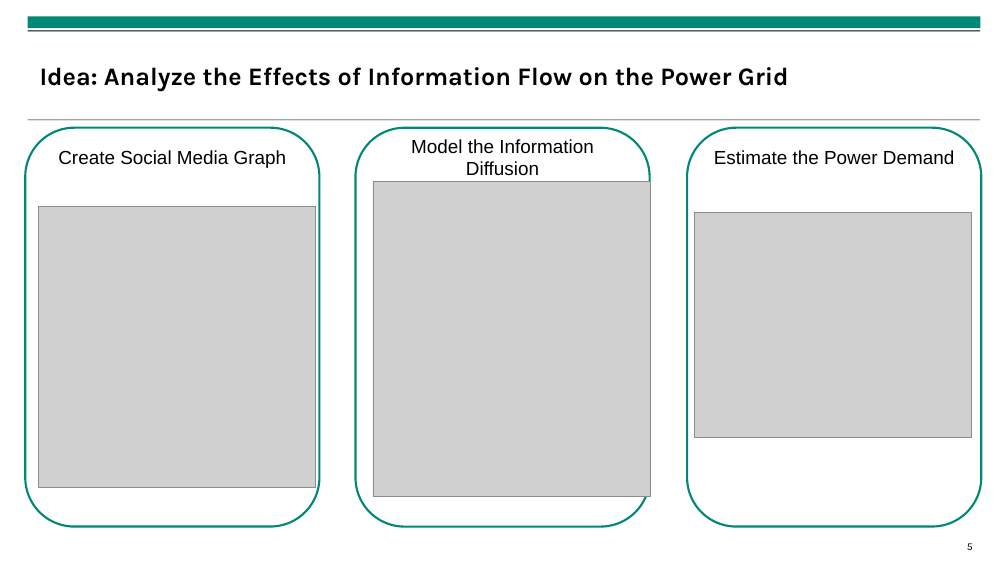
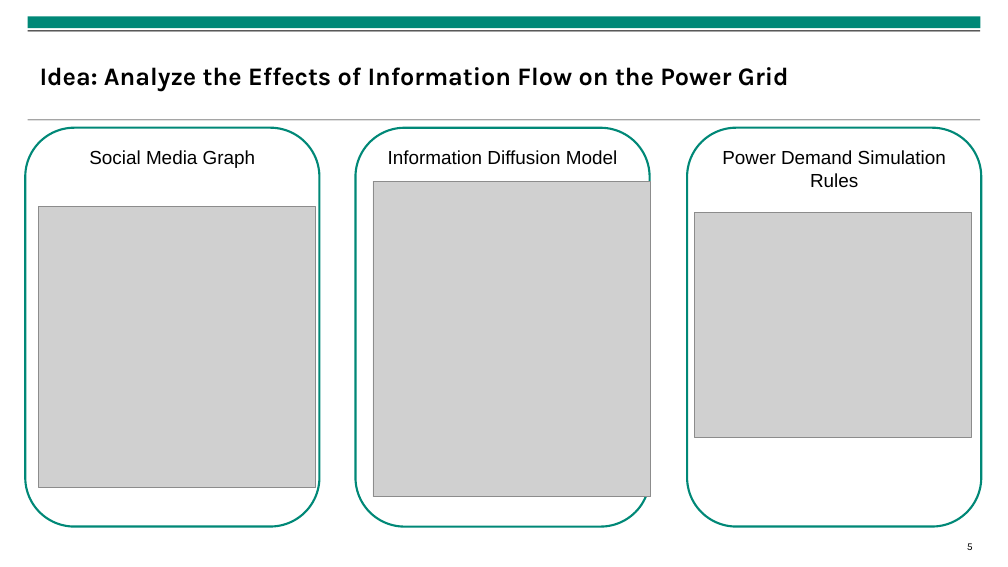
Before and after one commit to isabella-grieser/Modeling-and-Monitoring-Social-Media-Dynamics-to-predict-Electricity-Demand-Peaks, a slide deck: slide 5 of presentations/Finale Präsentation.pptx. Drawn at 1008x567 pixels with LibreOffice and Linux fonts; fonts in the diff are those of the drawing; grey boxes stand for pictures; background and template pictures are left out. Boxes give left, top, right and bottom in pixels: in the first picture for what was removed or moved away, otherwise in the second. Text is boxed around its words. In the diff, an @@ line names an element or a change of style, - is before the commit and + after.

```diff
--- a/presentations/Finale Präsentation.pptx
+++ b/presentations/Finale Präsentation.pptx
@@ text in rounded rectangle at (89,150,256,168): text changed @@
-Create Social Media Graph
+Social Media Graph
@@ text in rounded rectangle at (388,150,617,165): text changed @@
-Model the Information Diffusion
+Information Diffusion Model
@@ text in rounded rectangle at (722,150,946,188): text changed @@
-Estimate the Power Demand
+Power Demand Simulation Rules
```
Also in this commit, not shown: 5 other slides changed, 9 other files.
